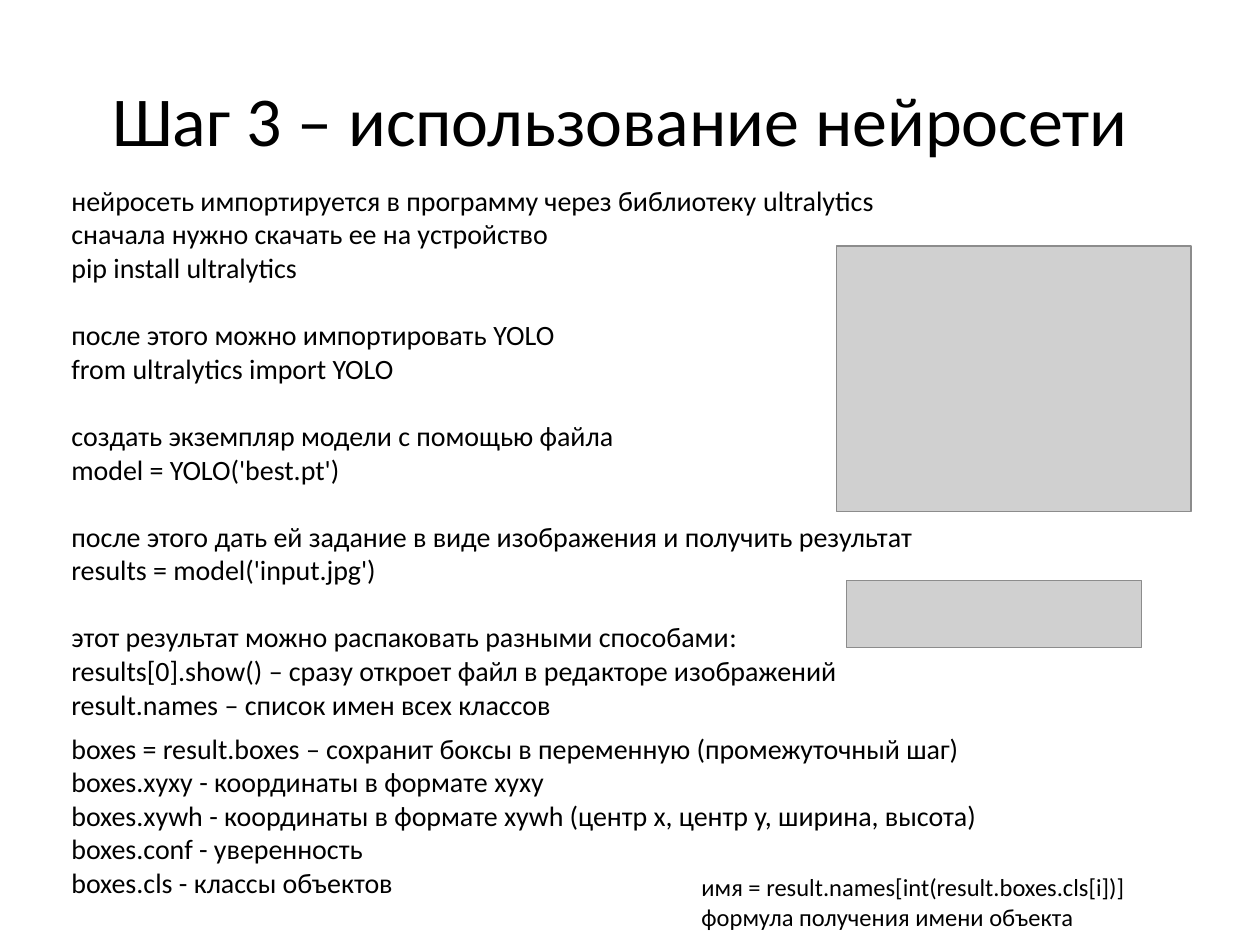
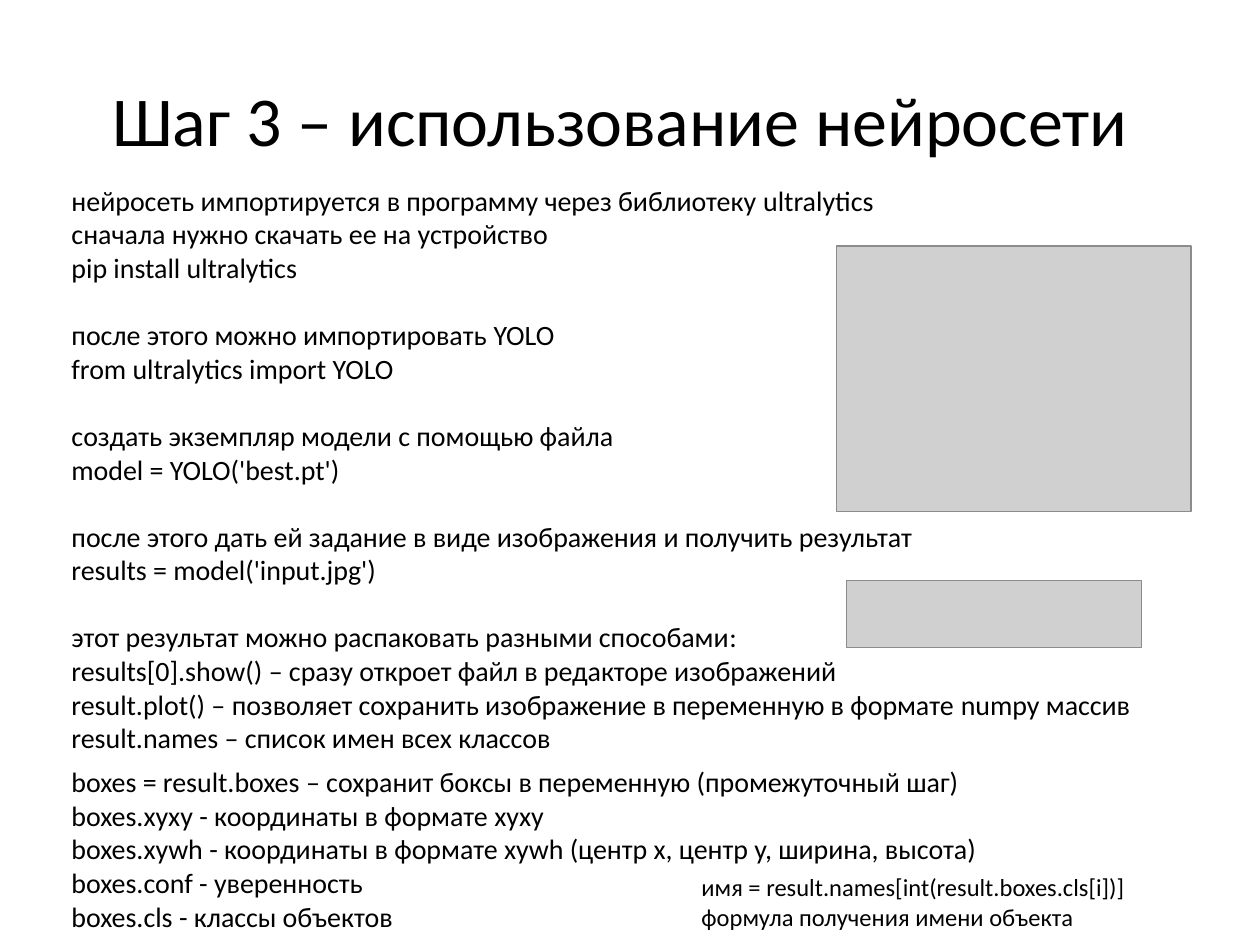
Before and after one commit to BlokkGaming/championship-AI, a slide deck: slide 17 of Инструкция по созданию своей нейросети.pptx. Drawn at 1260x945 pixels with LibreOffice and Linux fonts; fonts in the diff are those of the drawing; grey boxes stand for pictures. Boxes give left, top, right and bottom in pixels: in the first picture for what was removed or moved away, otherwise in the second. Text is boxed around its words. In the diff, an @@ line names an element or a change of style, - is before the commit and + after.

```diff
--- a/Инструкция по созданию своей нейросети.pptx
+++ b/Инструкция по созданию своей нейросети.pptx
@@ text at (x1=71, y1=694, x2=1130, y2=720): paragraph added @@
+result.plot() – позволяет сохранить изображение в переменную в формате numpy массив
```
Also in this commit, not shown: 1 other file.
